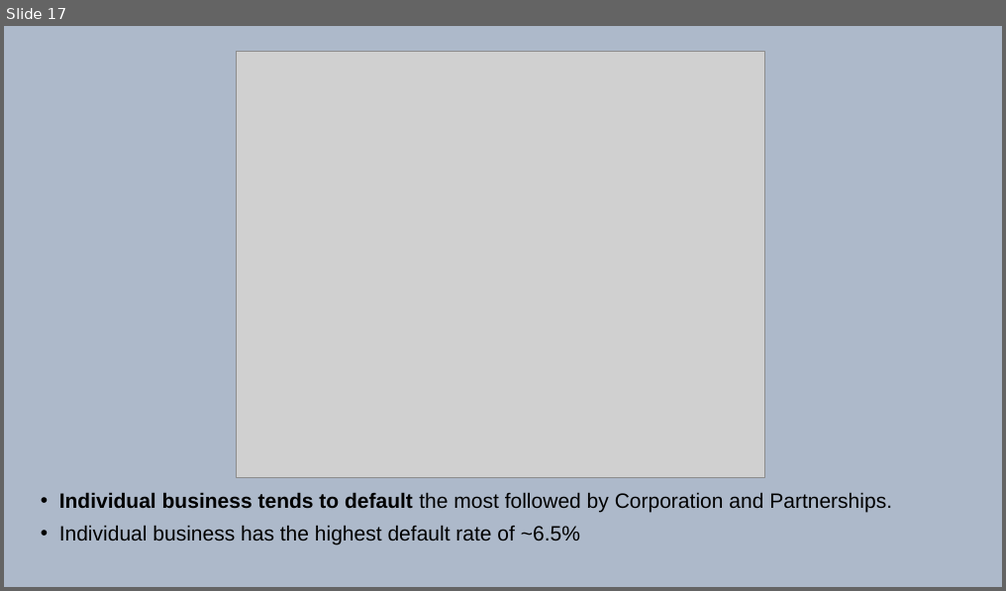
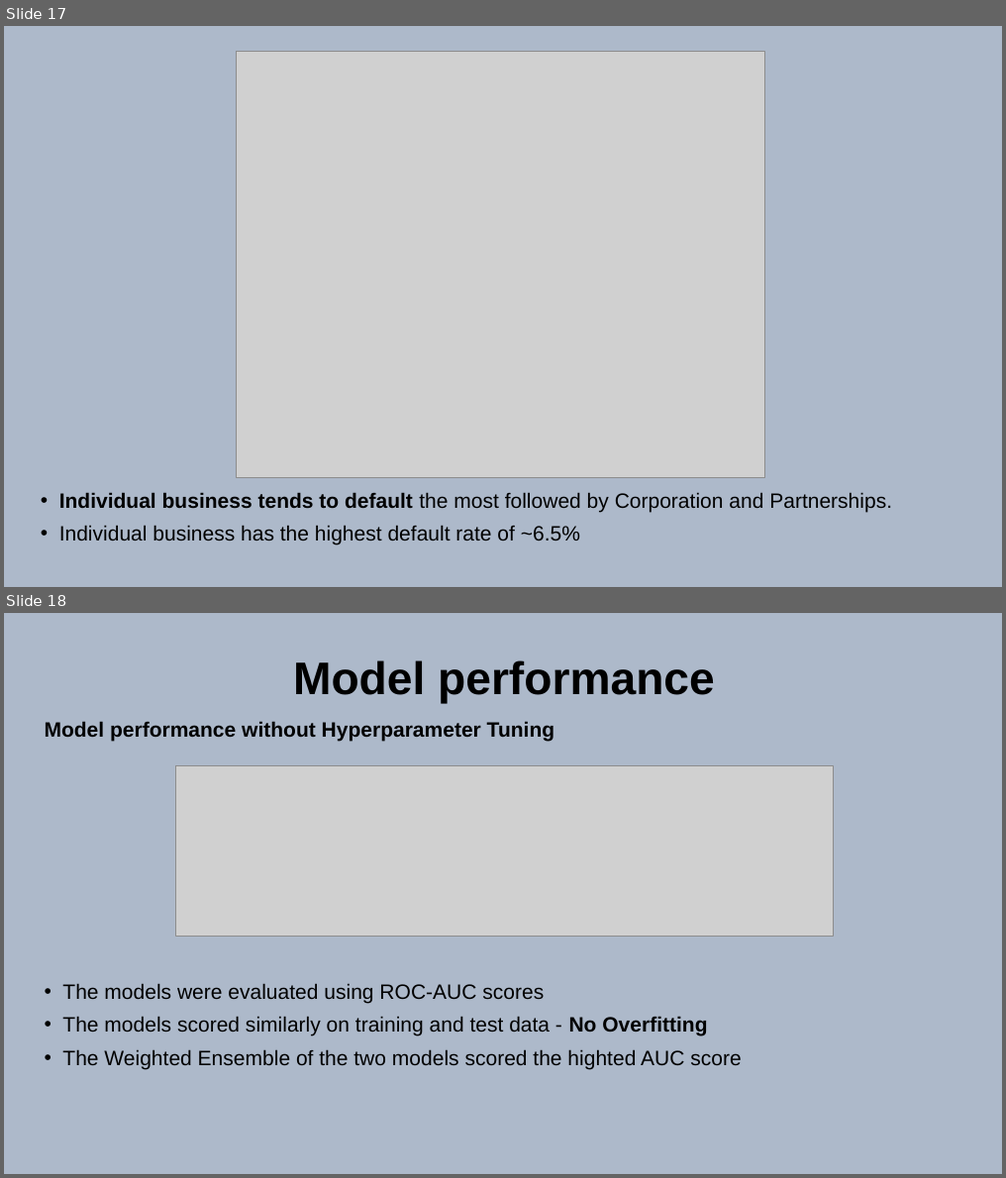
Before and after one commit to DineshDK672/Ryewalk_assignment, a slide deck: SBA 7(a) Presentation.pptx. Shown one above the other, each under a label of ours: slide 17 before the commit, slides 17 and 18 after it. The pictures are 1006x591 and 1006x1178 pixels, drawn with LibreOffice and Linux fonts; fonts in the diff are those of the drawing; grey boxes stand for pictures. Boxes give left, top, right and bottom in pixels: in the first picture for what was removed or moved away, otherwise in the second. Text is boxed around its words. In the diff, an @@ line names an element or a change of style, - is before the commit and + after.

```diff
--- a/SBA 7(a) Presentation.pptx
+++ b/SBA 7(a) Presentation.pptx
@@ slide 18 added at [4, 613, 1002, 1174], background #ADB9CA @@
@@ title added at [293, 661, 715, 703], 44 pt, text #000000, bold @@
+Model performance
@@ text added at [45, 721, 741, 1069], 20 pt, text #000000 @@
+Model performance without Hyperparameter Tuning
+• The models were evaluated using ROC-AUC scores
+• The models scored similarly on training and test data - No Overfitting
+• The Weighted Ensemble of the two models scored the highted AUC score
@@ picture added at [175, 765, 834, 937] @@
```
Also in this commit, not shown: 6 slides changed, 5 other slides added, 1 other file.
